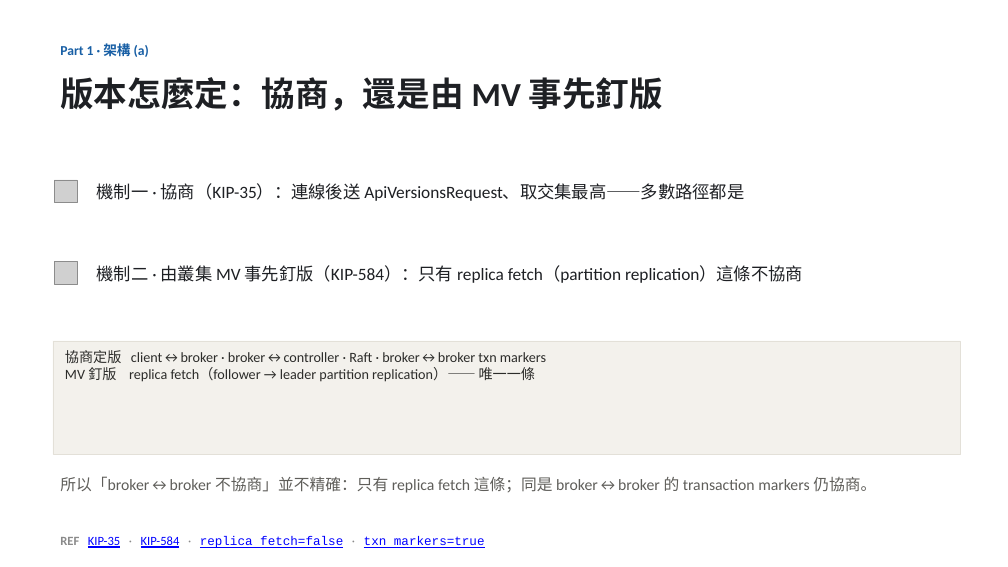
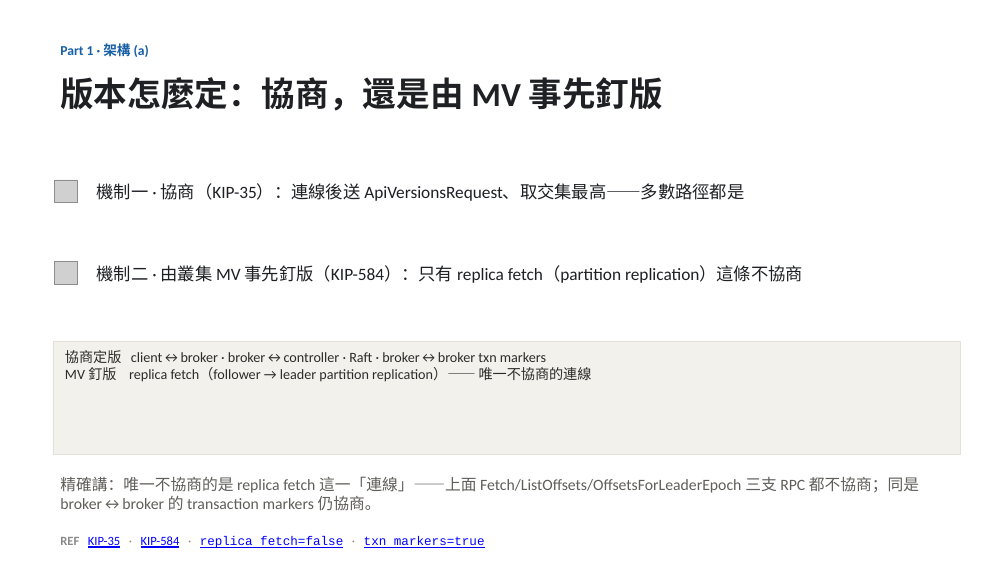
Before and after one commit to unknowntpo/kafka, a slide deck: slide 5 of study/version-control/kafka-version-negotiation.pptx. Drawn at 1008x567 pixels with LibreOffice and Linux fonts; fonts in the diff are those of the drawing; grey boxes stand for pictures. Boxes give left, top, right and bottom in pixels: in the first picture for what was removed or moved away, otherwise in the second. Text is boxed around its words. In the diff, an @@ line names an element or a change of style, - is before the commit and + after.

```diff
--- a/study/version-control/kafka-version-negotiation.pptx
+++ b/study/version-control/kafka-version-negotiation.pptx
@@ text in rectangle at box(65, 367, 592, 382): text changed @@
-MV 釘版 replica fetch（follower → leader partition replication）—— 唯一一條
+MV 釘版 replica fetch（follower → leader partition replication）—— 唯一不協商的連線
@@ text at box(60, 476, 919, 511): text changed @@
-所以「broker↔broker 不協商」並不精確：只有 replica fetch 這條；同是 broker↔broker 的 transaction markers 仍協商。
+精確講：唯一不協商的是 replica fetch 這一「連線」——上面 Fetch/ListOffsets/OffsetsForLeaderEpoch 三支 RPC 都不協商；同是 broker↔broker 的 transaction markers 仍協商。
```
Also in this commit, not shown: 1 other slide changed, 2 other files.
